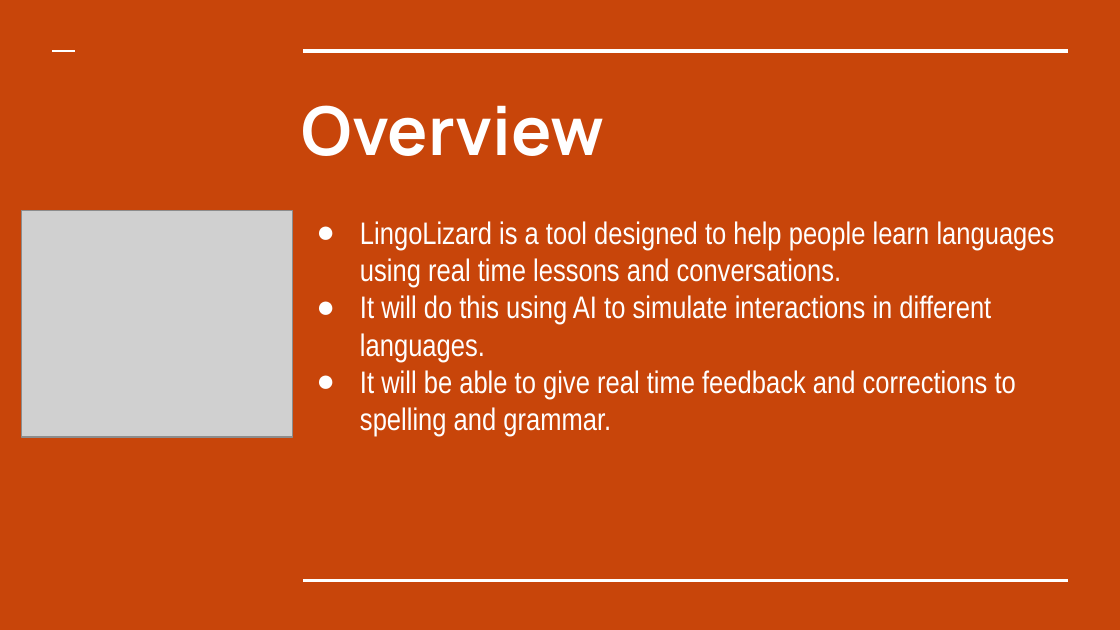
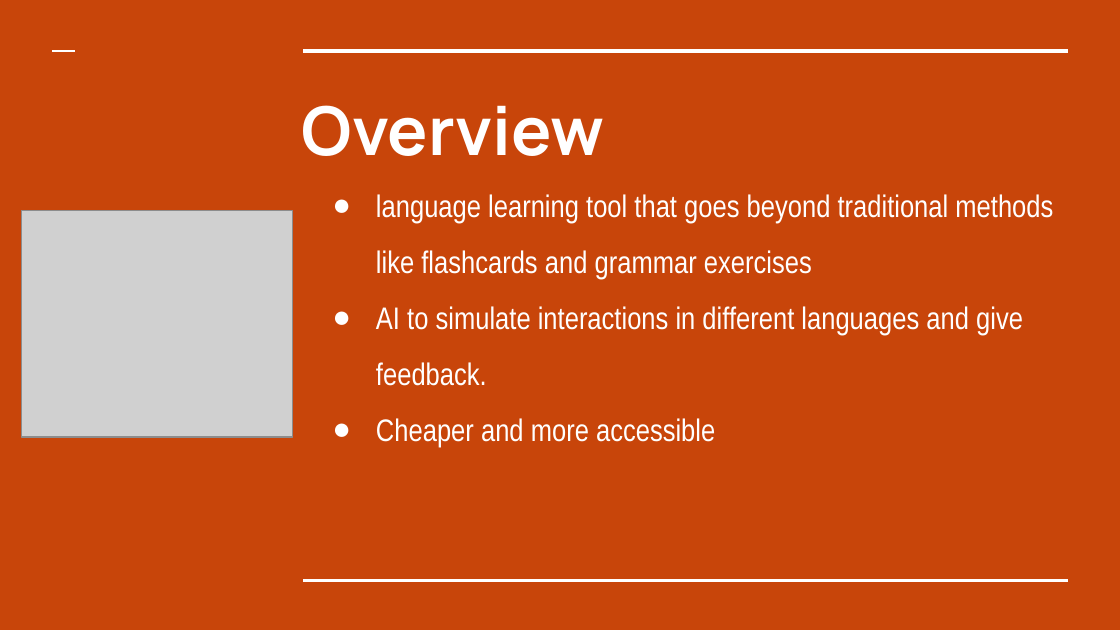
Before and after one commit to mjc136/4thYearProject, a slide deck: slide 2 of docs/LingoLizard.pptx. Drawn at 1120x630 pixels with LibreOffice and Linux fonts; fonts in the diff are those of the drawing; grey boxes stand for pictures. Boxes give left, top, right and bottom in pixels: in the first picture for what was removed or moved away, otherwise in the second. Text is boxed around its words. In the diff, an @@ line names an element or a change of style, - is before the commit and + after.

```diff
--- a/docs/LingoLizard.pptx
+++ b/docs/LingoLizard.pptx
@@ subtitle at [376,194,1053,447]: text changed @@
-● LingoLizard is a tool designed to help people learn languages using real time lessons and conversations.
-● It will do this using AI to simulate interactions in different languages.
-● It will be able to give real time feedback and corrections to spelling and grammar.
+● language learning tool that goes beyond traditional methods like flashcards and grammar exercises
+● AI to simulate interactions in different languages and give feedback.
+● Cheaper and more accessible
```
Also in this commit, not shown: 3 other slides changed, 6 slides added, 2 slides removed, 1 other file.
